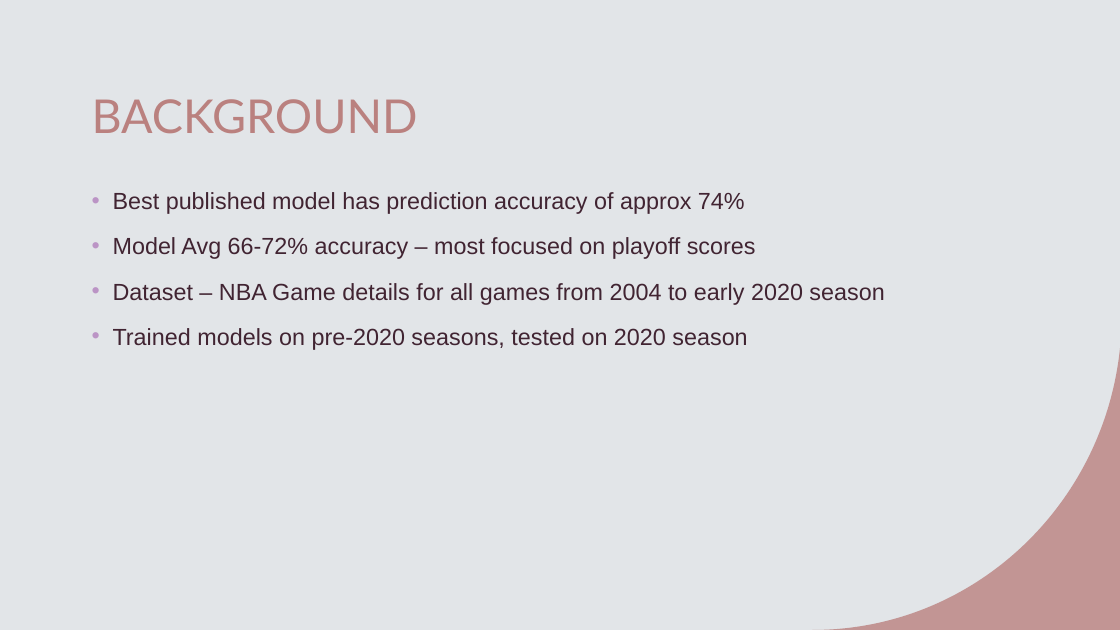
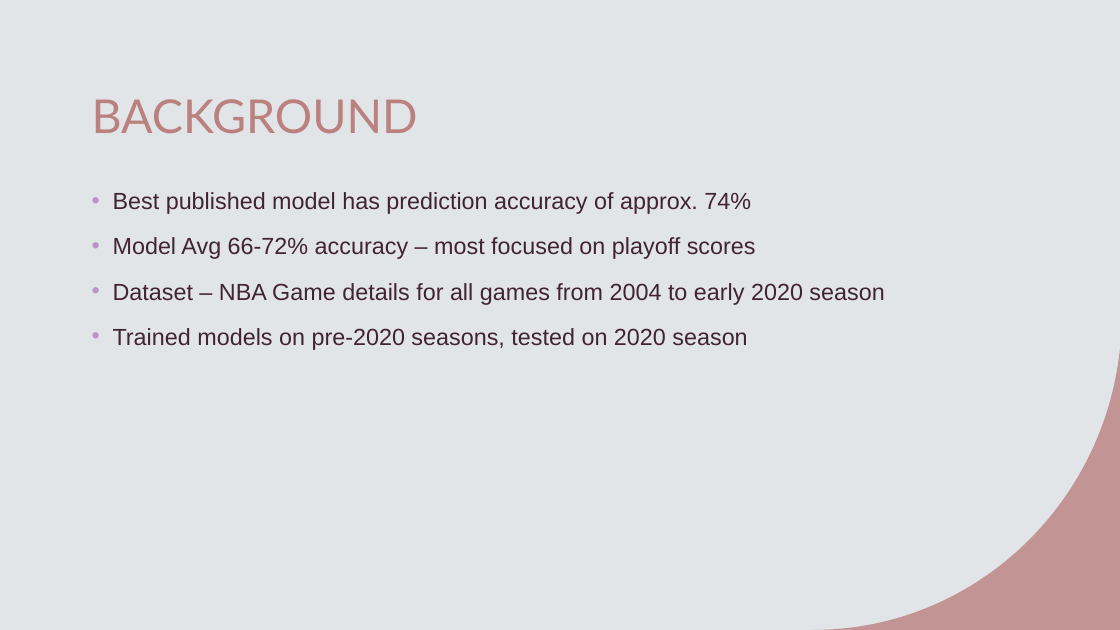
Before and after one commit to olivedisaster/final-project, a slide deck: slide 2 of Final Presentation.pptx. Drawn at 1120x630 pixels with LibreOffice and Linux fonts; fonts in the diff are those of the drawing. Boxes give left, top, right and bottom in pixels: in the first picture for what was removed or moved away, otherwise in the second. Text is boxed around its words. In the diff, an @@ line names an element or a change of style, - is before the commit and + after.

Commit message:
Final PPT

```diff
--- a/Final Presentation.pptx
+++ b/Final Presentation.pptx
@@ text at (113, 192, 751, 214): text changed @@
-• Best published model has prediction accuracy of approx 74%
+• Best published model has prediction accuracy of approx. 74%
```
Also in this commit, not shown: 2 other slides changed, 1 slide added.
